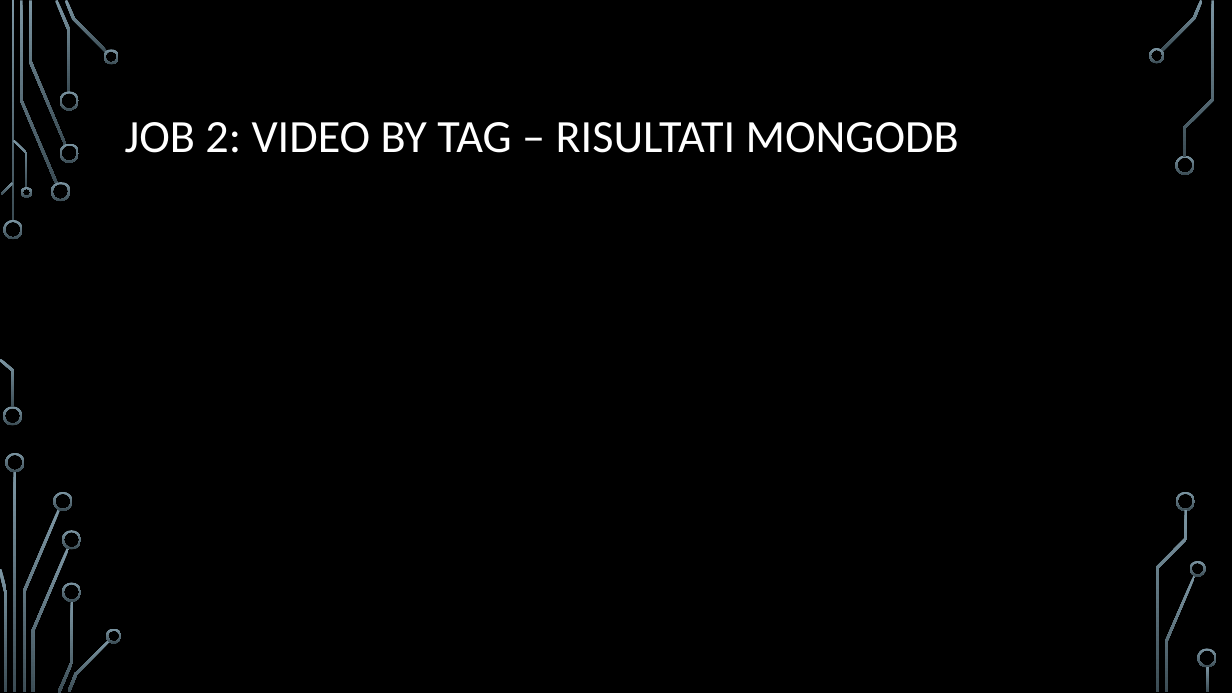
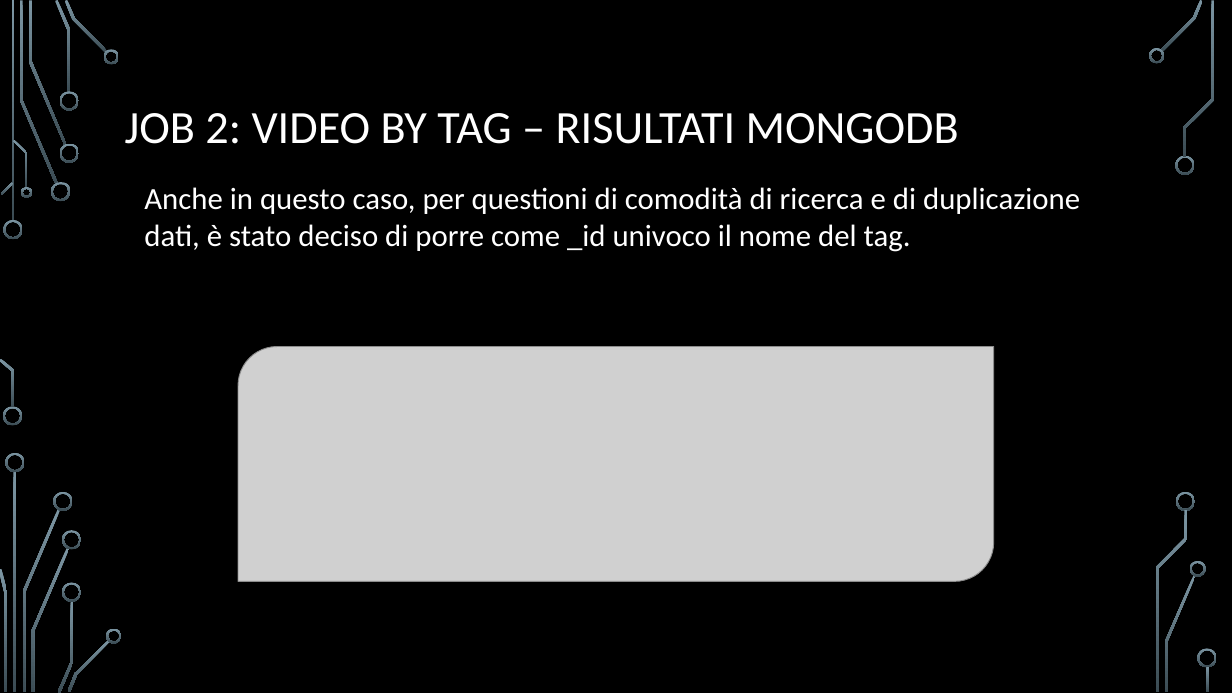
Before and after one commit to carraraFederico/TEDxLearn_ProgettoCloudMobile_2024, a slide deck: slide 7 of Presentazioni/TEDxLearn_part2.pptx. Drawn at 1232x693 pixels with LibreOffice and Linux fonts; fonts in the diff are those of the drawing; grey boxes stand for pictures; background and template pictures are left out. Boxes give left, top, right and bottom in pixels: in the first picture for what was removed or moved away, otherwise in the second. Text is boxed around its words. In the diff, an @@ line names an element or a change of style, - is before the commit and + after.

```diff
--- a/Presentazioni/TEDxLearn_part2.pptx
+++ b/Presentazioni/TEDxLearn_part2.pptx
@@ title "JOB 2: VIDEO BY TAG ...": place and size @@
-title "JOB 2: VIDEO BY TAG ..." at <box>125,122,959,153</box>
+title "JOB 2: VIDEO BY TAG ..." at <box>125,113,959,144</box>
@@ text added at <box>144,187,1080,252</box>, 24 pt, text #FFFFFF @@
+Anche in questo caso, per questioni di comodità di ricerca e di duplicazione dati, è stato deciso di porre come _id univoco il nome del tag.
@@ picture added at <box>238,347,994,581</box> @@
```
Also in this commit, not shown: 7 other slides changed, 1 other file.
